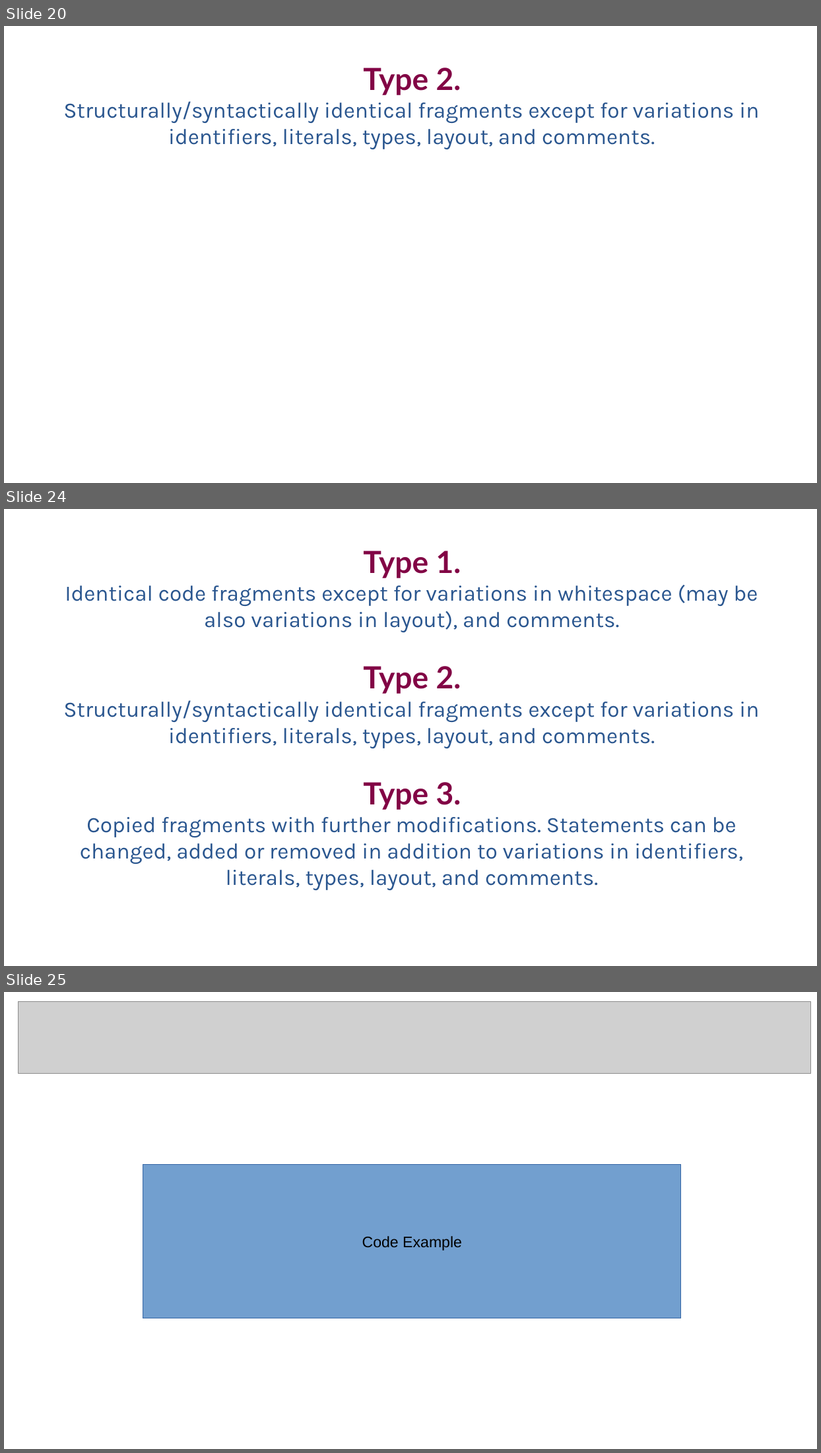
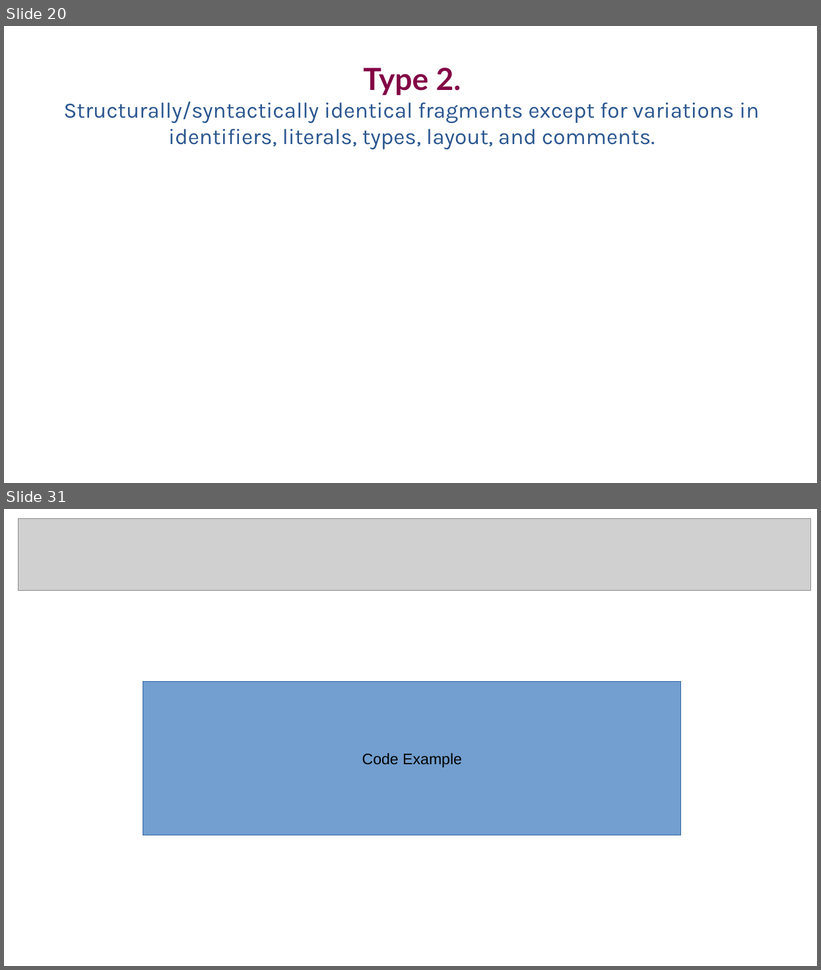
Before and after one commit to SimonBaars/Master-Thesis-Simon-Baars, a slide deck: presentations/FinalPresentation.odp. Shown one above the other, each under a label of ours: slides 20, 24 and 25 before the commit, slides 20 and 31 after it; the slides between them are not shown. The pictures are 821x1453 and 821x970 pixels, drawn with LibreOffice and Linux fonts; fonts in the diff are those of the drawing; grey boxes stand for pictures. Boxes give left, top, right and bottom in pixels: in the first picture for what was removed or moved away, otherwise in the second. Text is boxed around its words. In the diff, an @@ line names an element or a change of style, - is before the commit and + after.

Commit message:
Type progress

```diff
--- a/presentations/FinalPresentation.odp
+++ b/presentations/FinalPresentation.odp
@@ slide 24 removed at box(4, 509, 817, 966), background #FFFFFF @@
@@ free removed at box(38, 539, 787, 893) @@
-Type 1.
-Identical code fragments except for variations in whitespace (may be also variations in layout), and comments.
-Type 2.
-Structurally/syntactically identical fragments except for variations in identifiers, literals, types, layout, and comments.
-Type 3.
-Copied fragments with further modifications. Statements can be changed, added or removed in addition to variations in identifiers, literals, types, layout, and comments.
@@ what was slide 25 is now slide 31 @@
```
Also in this commit, not shown: 4 slides changed, 10 slides added, 3 other slides removed, 1 other file.
